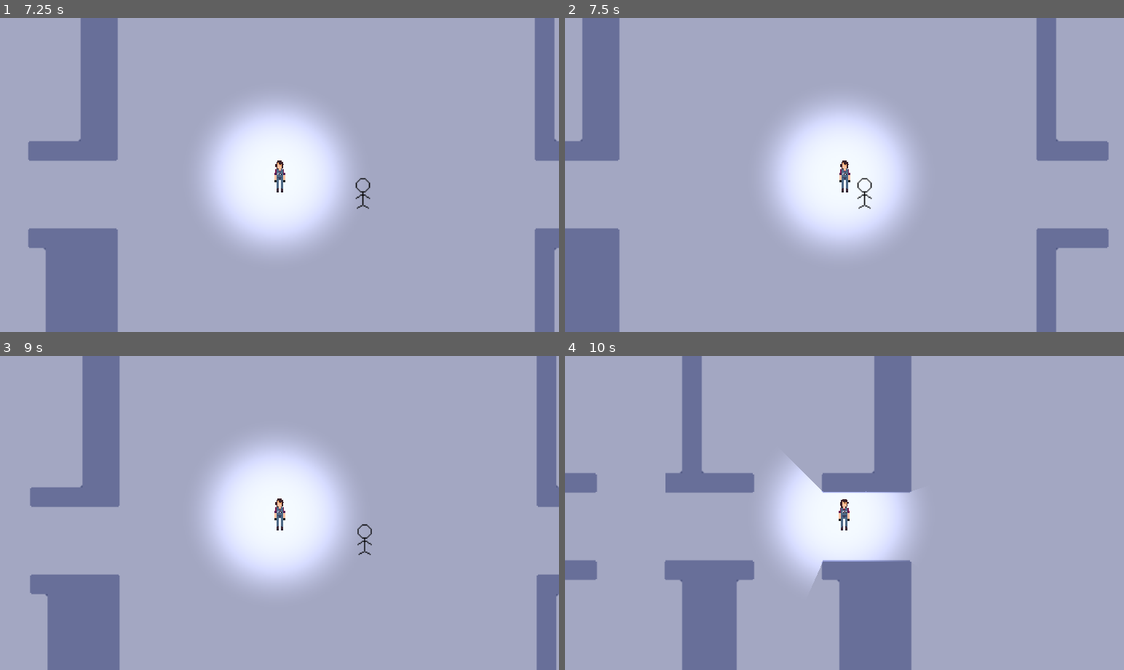
Above: before the commit, frames 1-4 (two rows, left to right).
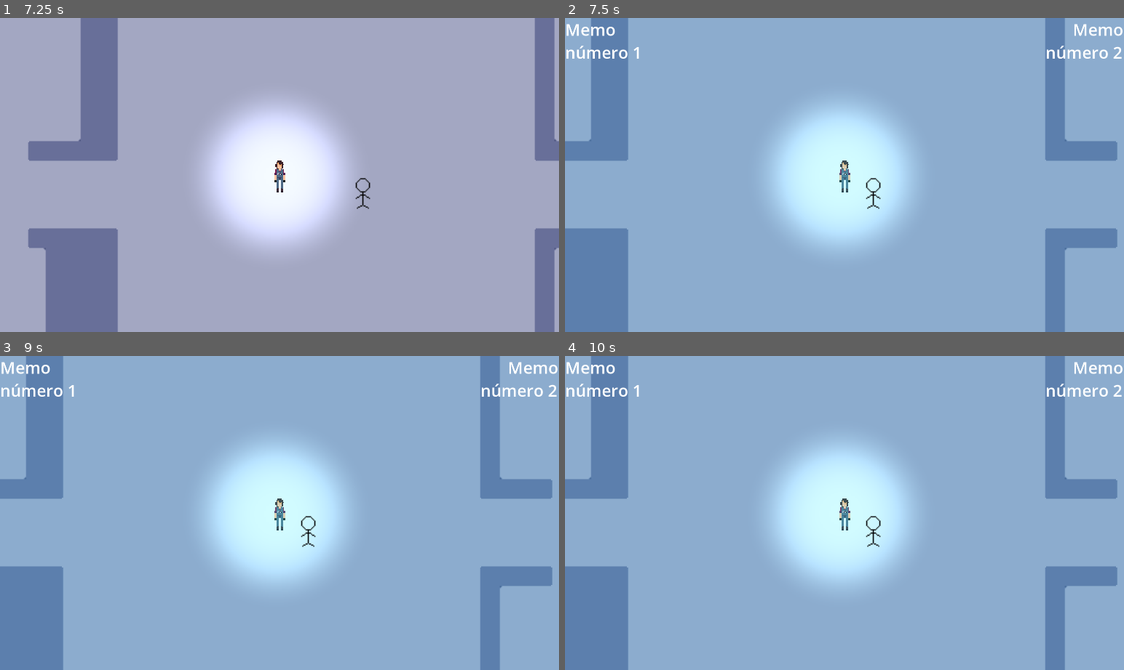
Above: after the commit, the same moments.

Repository: codemonsters/eris3007
Game: Godot game, scene res://game.tscn
Same seed, same stepped clock (60 frames per second), same inputs: the game is played once before the commit and once after it.
Inputs (mouse positions are in pixels of both pictures, inside the frame that each line leads up to):
- Up to frame 1 (7.25 s): click "PLAY" at 0.5 s; tap Enter at 1.25, 5, 6.5 s; move the mouse to (251, 237) at 1.27 s; hold Up (ui_up) 1.28-2.78 s; tap Space (speak) at 1.35, 2, 2.3, 2.85, 3.6, 4.55, 5.1, 5.75, 5.85, 6.8 s; move the mouse to (447, 222) at 2.02 s; click (447, 222) at 2.1 s; move the mouse to (111, 127) at 2.77 s; hold Left (ui_left) 2.78-4.28 s; move the mouse to (307, 175) at 3.52 s; move the mouse to (195, 96) at 4.27 s; press the mouse at (195, 96) at 4.28 s; hold Down (ui_down) 4.28-5.03 s; move the mouse to (402, 159) at 5.02 s; release the mouse at (402, 159) at 5.03 s; hold Right (ui_right) 5.03-5.78 s; move the mouse to (167, 190) at 5.77 s; hold Up (ui_up) 5.78-6.53 s; move the mouse to (335, 105) at 6.52 s; hold Right (ui_right) from 6.53 s (still down); click (335, 105) at 6.6 s
- Up to frame 2 (7.5 s): keep holding Right (ui_right); move the mouse to (816, 237) at 7.27 s; tap Space (speak) at 7.35 s
- Up to frame 3 (9 s): tap Space (speak) at 8, 8.1 s; move the mouse to (447, 560) at 8.02 s; move the mouse to (111, 465) at 8.77 s; release Right (ui_right) at 8.78 s; press the mouse at (111, 465) at 8.78 s; hold Down (ui_down) from 8.78 s (still down)
- Up to frame 4 (10 s): tap Space (speak) at 9.05, 9.6 s; move the mouse to (872, 513) at 9.52 s; release Down (ui_down) at 9.53 s; release the mouse at (872, 513) at 9.53 s; hold Left (ui_left) from 9.53 s (still down)

Frame 1 is identical in both runs. In frame 2, 17% of the frame differs, in the area x 0-100%, y 0-100%; in frame 3, 32%; in frame 4, 35%.

Commit message:
Crea escena de dialogo y el personaje ya no se mueve mientras habla

Diff:
--- a/src/DialogManager.tscn
+++ b/src/DialogManager.tscn
@@ -6,11 +6,12 @@
 font_names = PackedStringArray("TSCu_Comic")
 
 [node name="DialogManager" type="Node2D"]
+position = Vector2(-256, -144)
 script = ExtResource("1_4na5n")
 
 [node name="ColorRect" type="ColorRect" parent="."]
-offset_right = 256.0
-offset_bottom = 144.0
+offset_right = 512.0
+offset_bottom = 288.0
 color = Color(0.172549, 0.756863, 1, 0.196078)
 
 [node name="Character1Name" type="RichTextLabel" parent="."]
@@ -23,8 +24,8 @@
 scroll_active = false
 
 [node name="Character2Name" type="RichTextLabel" parent="."]
-offset_left = 174.0
-offset_right = 257.0
+offset_left = 428.0
+offset_right = 511.0
 offset_bottom = 36.0
 theme_override_fonts/normal_font = SubResource("SystemFont_ea5h2")
 theme_override_font_sizes/normal_font_size = 15
--- a/src/characters/hero.gd
+++ b/src/characters/hero.gd
@@ -6,8 +6,10 @@
 var speed = 250
 var speed_test = 300
 var path = []
+var _is_speaking = false
 
 func _ready():
+	get_parent().connect("show_dialog", _on_show_dialog)
 	nav_agent.path_desired_distance = 4.0
 	nav_agent.target_desired_distance = 4.0
 
@@ -49,8 +51,14 @@
 
 
 func _physics_process(delta):
-	get_input()
-	move_and_slide()
+	if not _is_speaking:
+		get_input()
+		move_and_slide()
+
 
 func update_target_location(target_location: Vector2):
 	nav_agent.set_target_position(target_location)
+
+
+func _on_show_dialog(dialog_name):
+	_is_speaking = true
--- a/src/characters/npc.gd
+++ b/src/characters/npc.gd
@@ -3,7 +3,6 @@
 
 @export var dialog_name: String
 
-signal show_dialog(dialog_name)
 
 func _ready():
 	self.add_to_group("NPC")
@@ -11,4 +10,4 @@
 
 func speak():
 	#dialog_signal.emit(dialog_name)
-	emit_signal("show_dialog", dialog_name)
+	get_parent().emit_signal("show_dialog", dialog_name)
--- a/src/level.gd
+++ b/src/level.gd
@@ -1,5 +1,6 @@
 extends Node2D
 
+signal show_dialog(dialog_name)
 
 # Called when the node enters the scene tree for the first time.
 func _ready():
@@ -15,5 +16,6 @@
 #		print("Event click: ", event.position)
 		$Hero.update_target_location(get_global_mouse_position())
 
+
 func dialog(npc: CharacterBody2D, dialog_name: String):
 	pass
--- a/src/level.tscn
+++ b/src/level.tscn
@@ -347,7 +347,6 @@
 
 [node name="DialogManager" parent="Hero" instance=ExtResource("5_unuyy")]
 visible = false
-position = Vector2(39, -21)
 
 [node name="npc" parent="." instance=ExtResource("4_8v88n")]
 position = Vector2(-512, -128)
--- a/src/project.godot
+++ b/src/project.godot
@@ -14,10 +14,6 @@
 run/main_scene="res://game.tscn"
 config/features=PackedStringArray("4.0", "Mobile")
 config/icon="res://icon.svg"
-
-[autoload]
-
-DialogManager="*res://utils/DialogManager.gd"
 
 [display]
 
--- a/src/utils/DialogManager.gd
+++ b/src/utils/DialogManager.gd
@@ -8,7 +8,7 @@
 # Loads the JSON with the dialogs
 func _ready():
 	#$../../npc.connect("show_dialog", _on_show_dialog)
-	#get_parent().get_parent().get_node("npc").connect("show_dialog", _on_show_dialog)
+	get_parent().get_parent().connect("show_dialog", _on_show_dialog)
 	#get_node("../../npc").connect("show_dialog", _on_show_dialog)
 	#TODO conectar la señal show_dialog del nodo npc a la funcion _on_show_dialog de este script
 	var file = FileAccess.open(dialog_path, FileAccess.READ)
